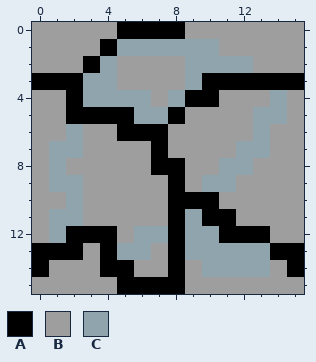
Two states of a pixel-art sprite, resources/images/tiles/earth.png. Above: the version before the commit.
The file is 16x16 pixels.
Palette (. is transparent): A #000000  B #9e9e9e  C #90a4ae
After:
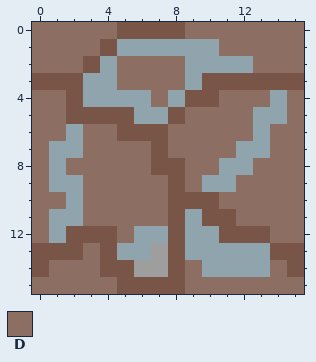
Colours new in this view: D #8d6e63
Diff:
{"colour":"A","old":"#000000","new":"#795548"}
{"y":0,"x":0,"old":"BBBBB","new":"DDDDD"}
{"y":0,"x":9,"old":"BBBBBBB","new":"DDDDDDD"}
{"y":1,"x":0,"old":"BBBB","new":"DDDD"}
{"y":1,"x":11,"old":"BBBBB","new":"DDDDD"}
{"y":2,"x":0,"old":"BBB","new":"DDD"}
{"y":2,"x":5,"old":"BBBB","new":"DDDD"}
{"y":2,"x":13,"old":"BBB","new":"DDD"}
{"y":3,"x":5,"old":"BBBB","new":"DDDD"}
{"y":4,"x":0,"old":"BB","new":"DD"}
{"y":4,"x":7,"old":"B","new":"D"}
{"y":4,"x":11,"old":"BBB","new":"DDD"}
{"y":4,"x":15,"old":"B","new":"D"}
{"y":5,"x":0,"old":"BB","new":"DD"}
{"y":5,"x":9,"old":"BBBB","new":"DDDD"}
{"y":5,"x":15,"old":"B","new":"D"}
{"y":6,"x":0,"old":"BB","new":"DD"}
{"y":6,"x":3,"old":"BB","new":"DD"}
{"y":6,"x":8,"old":"BBBBB","new":"DDDDD"}
{"y":6,"x":14,"old":"BB","new":"DD"}
{"y":7,"x":0,"old":"B","new":"D"}
{"y":7,"x":3,"old":"BBBB","new":"DDDD"}
{"y":7,"x":8,"old":"BBBB","new":"DDDD"}
{"y":7,"x":14,"old":"BB","new":"DD"}
{"y":8,"x":0,"old":"B","new":"D"}
{"y":8,"x":2,"old":"BBBBB","new":"DDDDD"}
{"y":8,"x":9,"old":"BB","new":"DD"}
{"y":8,"x":13,"old":"BBB","new":"DDD"}
{"y":9,"x":0,"old":"B","new":"D"}
{"y":9,"x":3,"old":"BBBBB","new":"DDDDD"}
{"y":9,"x":9,"old":"B","new":"D"}
{"y":9,"x":12,"old":"BBBB","new":"DDDD"}
{"y":10,"x":0,"old":"BB","new":"DD"}
{"y":10,"x":3,"old":"BBBBB","new":"DDDDD"}
{"y":10,"x":11,"old":"BBBBB","new":"DDDDD"}
{"y":11,"x":0,"old":"B","new":"D"}
{"y":11,"x":3,"old":"BBBBB","new":"DDDDD"}
{"y":11,"x":12,"old":"BBBB","new":"DDDD"}
{"y":12,"x":0,"old":"B","new":"D"}
{"y":12,"x":5,"old":"B","new":"D"}
{"y":12,"x":14,"old":"BB","new":"DD"}
{"y":13,"x":3,"old":"B","new":"D"}
{"y":14,"x":1,"old":"BBB","new":"DDD"}
{"y":14,"x":9,"old":"B","new":"D"}
{"y":14,"x":14,"old":"B","new":"D"}
{"y":15,"x":0,"old":"BBBBB","new":"DDDDD"}
{"y":15,"x":9,"old":"BBBBBBB","new":"DDDDDDD"}
{"label":"changed","picture_box":[32,22,304,294]}
